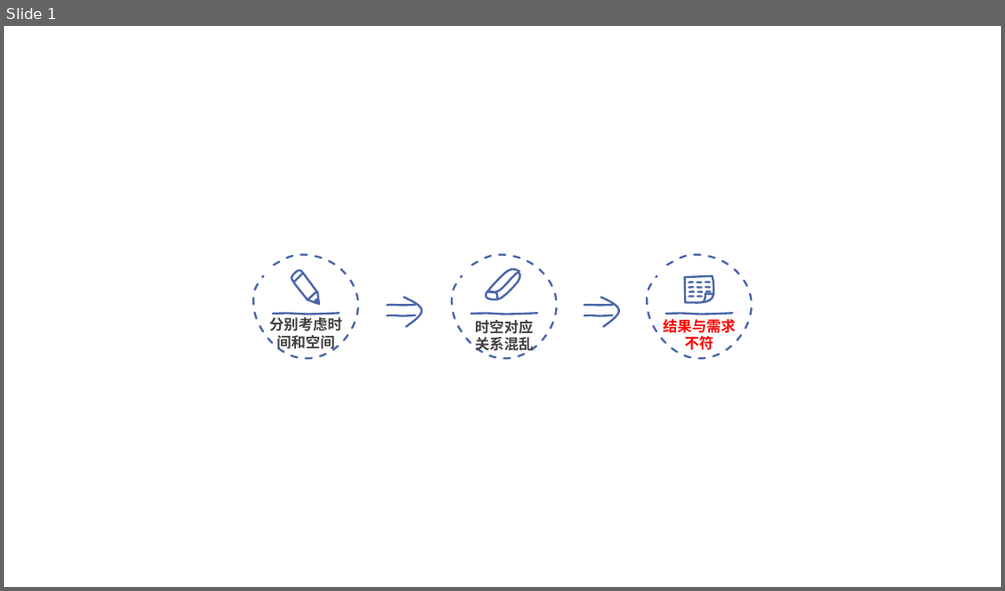
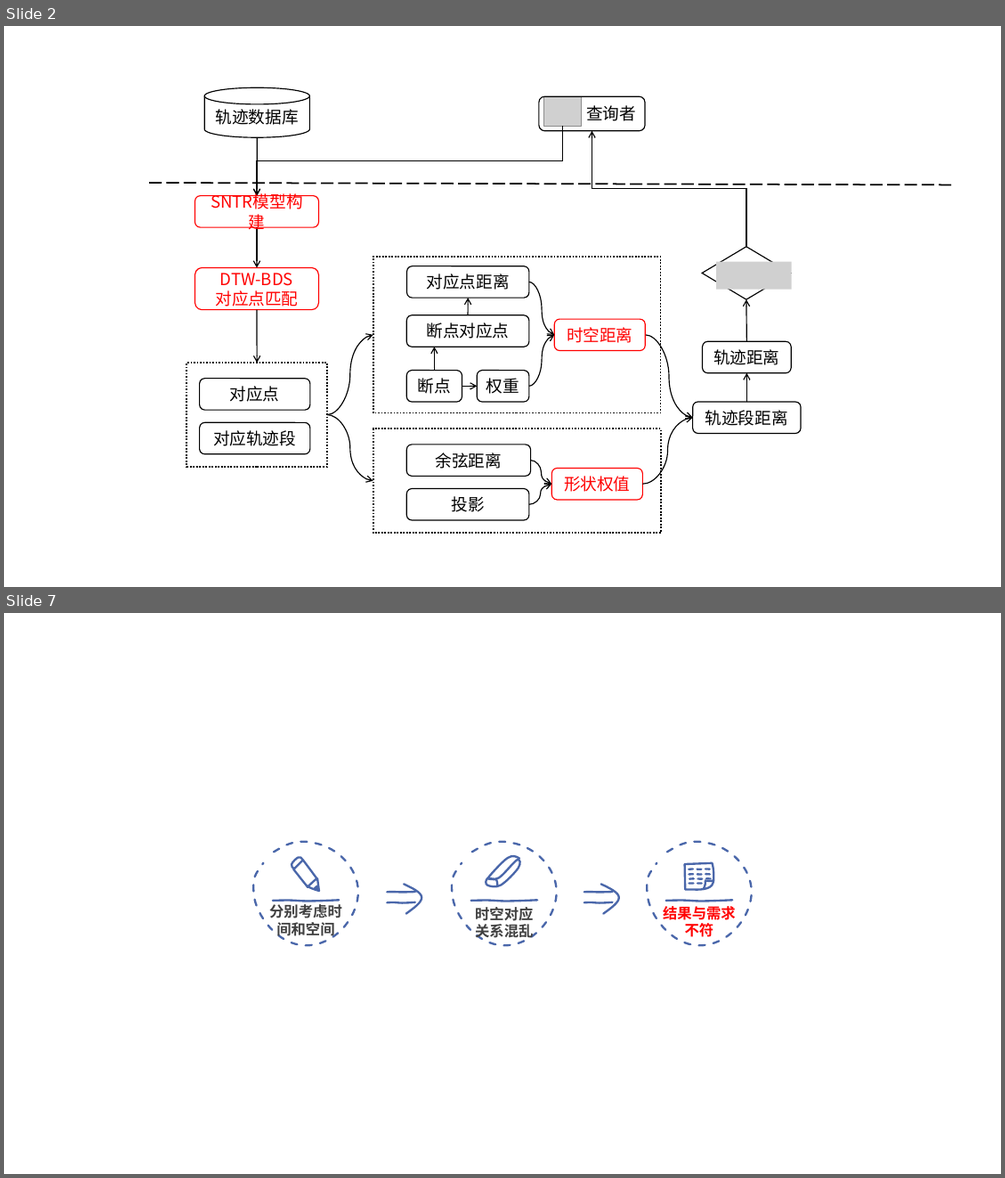
Before and after one commit to dingguangwei/biyelunwen, a slide deck: 素材-答辩.pptx. Shown one above the other, each under a label of ours: slide 1 before the commit, slides 2 and 7 after it; the slides between them are not shown. The pictures are 1005x591 and 1005x1178 pixels, drawn with LibreOffice and Linux fonts; fonts in the diff are those of the drawing; grey boxes stand for pictures. Boxes give left, top, right and bottom in pixels: in the first picture for what was removed or moved away, otherwise in the second. Text is boxed around its words. In the diff, an @@ line names an element or a change of style, - is before the commit and + after.

```diff
--- a/素材-答辩.pptx
+++ b/素材-答辩.pptx
@@ slide 2 added at [4, 26, 1001, 587], background #CCE8CF @@
@@ cylinder added at [204, 87, 310, 137], fill #CCE8CF, outline #000000 1 pt, 16 pt, text #000000 @@
+轨迹数据库
@@ rounded rectangle added at [539, 96, 645, 131], outline #000000 1 pt, 16 pt, text #000000 @@
+查询者
@@ picture added at [544, 96, 582, 127] @@
@@ elbow arrow added from (563, 127) to (257, 196), #000000 1 pt @@
@@ elbow arrow added from (746, 247) to (591, 131), #000000 1 pt @@
@@ arrow added from (257, 137) to (257, 196), #000000 1 pt @@
@@ line added from (149, 183) to (955, 184), #000000 1.5 pt dashed @@
@@ rounded rectangle added at [194, 196, 318, 227], outline #FF0000 1 pt, 16 pt, text #FF0000 @@
+SNTR模型构建
@@ arrow added from (257, 227) to (257, 267), #000000 1 pt @@
@@ diamond added at [703, 247, 792, 300], outline #000000 1 pt @@
@@ picture added at [717, 262, 792, 289] @@
@@ rounded rectangle added at [194, 267, 318, 309], outline #FF0000 1 pt, 16 pt, text #FF0000 @@
+DTW-BDS
+对应点匹配
@@ arrow added from (257, 309) to (257, 362), #000000 1 pt @@
@@ arrow added from (746, 342) to (746, 300), #000000 1 pt @@
@@ curved arrow added from (327, 415) to (373, 335), #000000 1 pt @@
@@ curved arrow added from (646, 335) to (693, 418), #000000 1 pt @@
@@ rounded rectangle added at [703, 342, 792, 373], outline #000000 1 pt, 16 pt, text #000000 @@
+轨迹距离
@@ rectangle added at [186, 362, 327, 467], outline #000000 1.5 pt dashed @@
@@ group added at [373, 257, 661, 412]: 5 rounded rectangles, 3 arrows, 2 curved arrows, 1 rectangle @@
+断点
+对应点距离
+断点对应点
+权重
+时空距离
@@ rounded rectangle added at [199, 378, 310, 410], outline #000000 1 pt, 16 pt, text #000000 @@
+对应点
@@ arrow added from (746, 402) to (746, 373), #000000 1 pt @@
@@ rounded rectangle added at [199, 422, 310, 454], outline #000000 1 pt, 16 pt, text #000000 @@
+对应轨迹段
@@ curved arrow added from (327, 415) to (373, 481), #000000 1 pt @@
@@ curved arrow added from (643, 483) to (693, 418), #000000 1 pt @@
@@ rounded rectangle added at [693, 402, 801, 433], outline #000000 1 pt, 16 pt, text #000000 @@
+轨迹段距离
@@ group added at [373, 428, 662, 532]: 3 rounded rectangles, 2 curved arrows, 1 rectangle @@
+余弦距离
+投影
+形状权值
@@ what was slide 1 is now slide 7 @@
```
Also in this commit, not shown: 6 other slides added, 1 slide removed, 1 other file.
